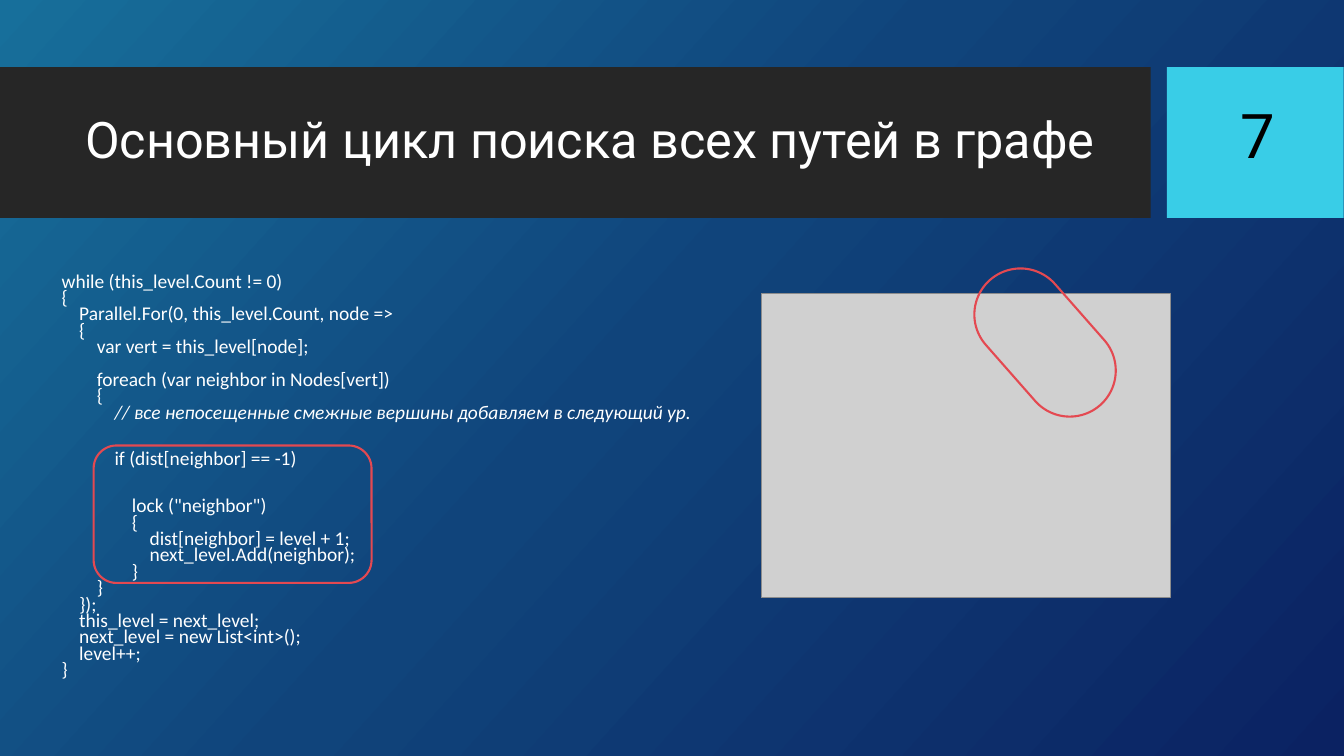
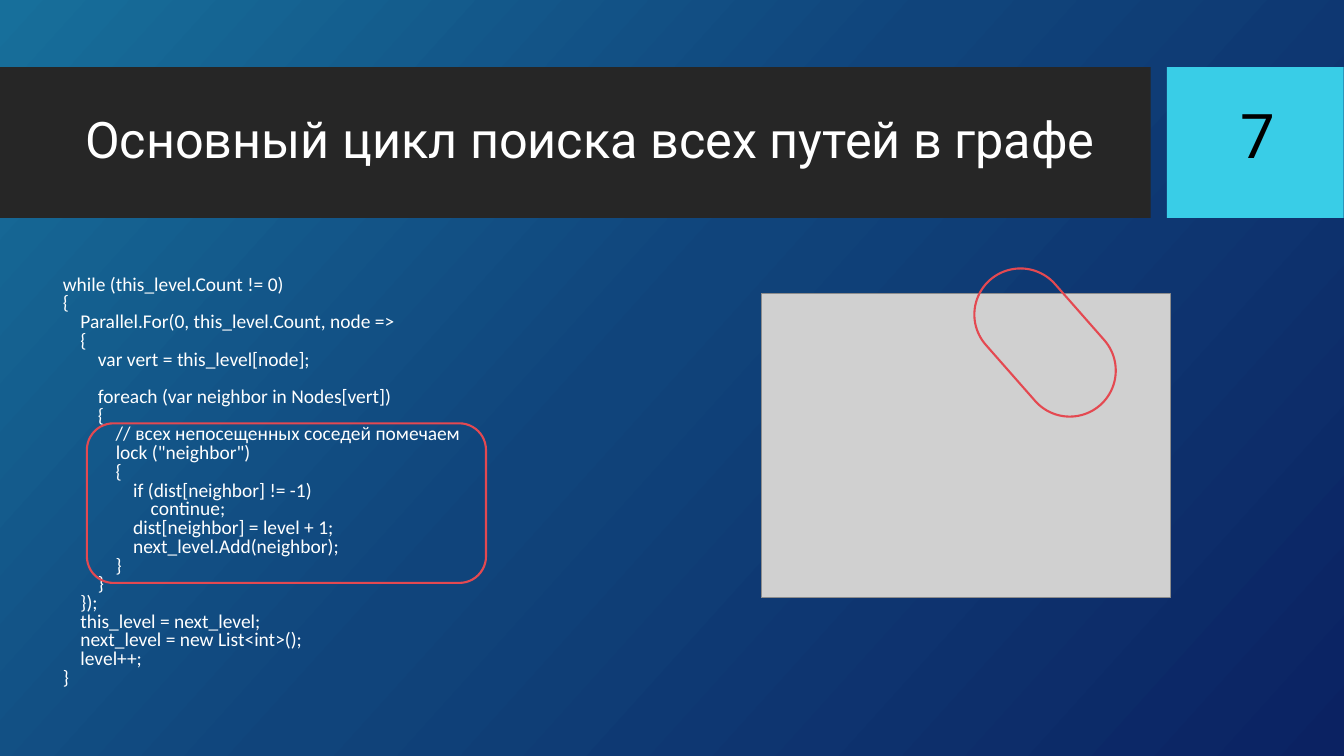
Before and after one commit to samarsky-canary/BFSparallel, a slide deck: slide 8 of publicity/KP_bfs_pres.pptx. Drawn at 1344x756 pixels with LibreOffice and Linux fonts; fonts in the diff are those of the drawing; grey boxes stand for pictures; background and template pictures are left out. Boxes give left, top, right and bottom in pixels: in the first picture for what was removed or moved away, otherwise in the second. Text is boxed around its words. In the diff, an @@ line names an element or a change of style, - is before the commit and + after.

```diff
--- a/publicity/KP_bfs_pres.pptx
+++ b/publicity/KP_bfs_pres.pptx
@@ text at (63,277,460,668): text changed @@
-while (this_level.Count != 0)
-{
-Parallel.For(0, this_level.Count, node =>
-{
-var vert = this_level[node];
-foreach (var neighbor in Nodes[vert])
-{
-// все непосещенные смежные вершины добавляем в следующий ур.
-if (dist[neighbor] == -1)
-lock ("neighbor")
-{
-dist[neighbor] = level + 1;
-next_level.Add(neighbor);
-}
-}
-});
-this_level = next_level;
-next_level = new List<int>();
-level++;
-}
+while (this_level.Count != 0)
+{
+Parallel.For(0, this_level.Count, node =>
+{
+var vert = this_level[node];
+foreach (var neighbor in Nodes[vert])
+{
+// всех непосещенных соседей помечаем
+lock ("neighbor")
+{
+if (dist[neighbor] != -1)
+continue;
+dist[neighbor] = level + 1;
+next_level.Add(neighbor);
+}
+}
+});
+this_level = next_level;
+next_level = new List<int>();
+level++;
+}
@@ rounded rectangle: place and size @@
-rounded rectangle at (94,446,372,583)
+rounded rectangle at (87,423,486,583)
```
Also in this commit, not shown: 3 other slides changed, 1 other file.
